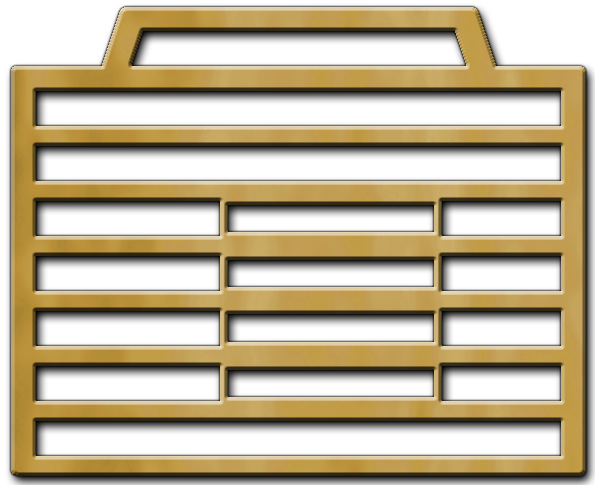
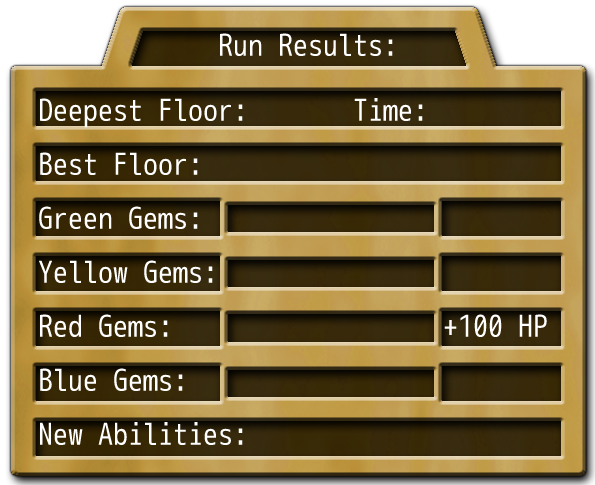
Revision of a layered 595 x 485 image; what changed, layer by layer:
showed "HaroldWwWw copy" over [39, 33, 547, 445]
showed "Layer 2" over [36, 31, 561, 456]
showed "Layer 3" over [36, 31, 561, 456]
